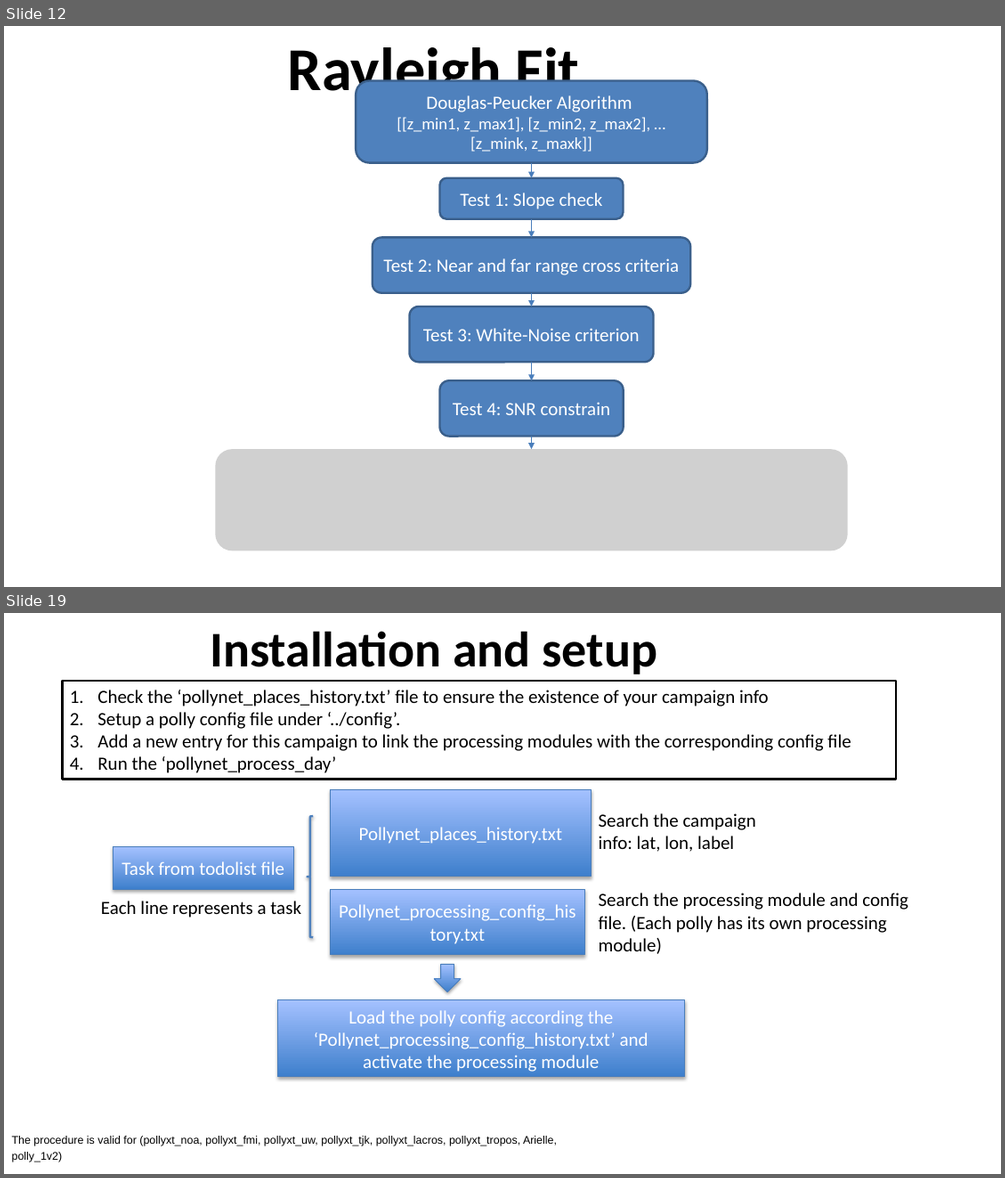
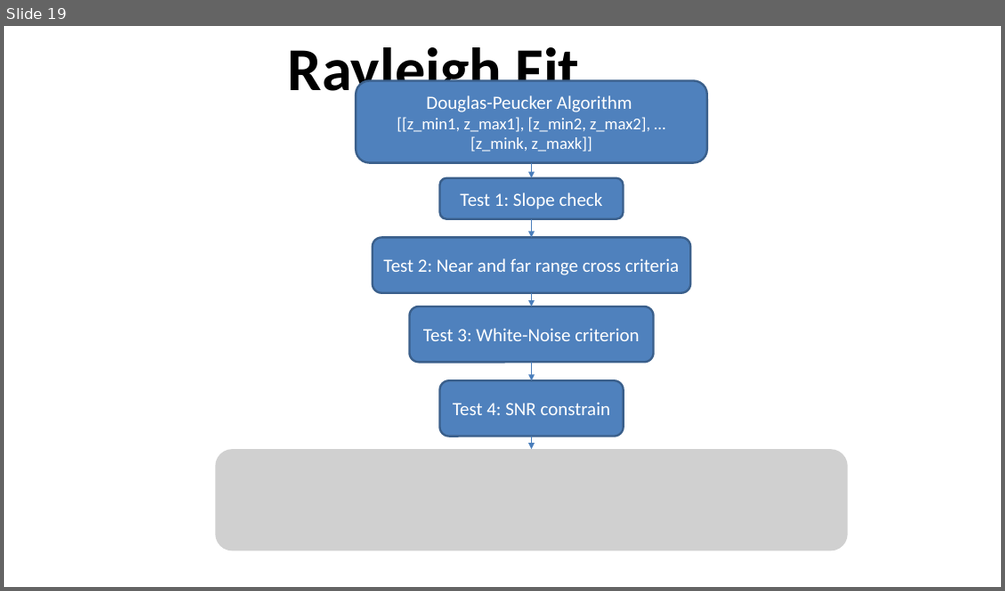
Before and after one commit to PollyNET/Pollynet_Processing_Chain, a slide deck: doc/Pollynet_Processing_Chain.pptx. Shown one above the other, each under a label of ours: slides 12 and 19 before the commit, slide 19 after it; the slides between them are not shown. The pictures are 1005x1178 and 1005x591 pixels, drawn with LibreOffice and Linux fonts; fonts in the diff are those of the drawing; grey boxes stand for pictures; background and template pictures are left out. Boxes give left, top, right and bottom in pixels: in the first picture for what was removed or moved away, otherwise in the second. Text is boxed around its words. In the diff, an @@ line names an element or a change of style, - is before the commit and + after.

```diff
--- a/doc/Pollynet_Processing_Chain.pptx
+++ b/doc/Pollynet_Processing_Chain.pptx
@@ slide 19 removed at (x1=4, y1=613, x2=1001, y2=1174), background #FFFFFF @@
@@ title removed at (x1=210, y1=631, x2=658, y2=674) @@
-Installation and setup
@@ rectangle removed at (x1=63, y1=681, x2=896, y2=779) @@
-1. Check the ‘pollynet_places_history.txt’ file to ensure the existence of your campaign info
-2. Setup a polly config file under ‘../config’.
-3. Add a new entry for this campaign to link the processing modules with the corresponding config file
-4. Run the ‘pollynet_process_day’
@@ group removed at (x1=101, y1=789, x2=908, y2=1077): 4 rectangles, 3 texts, 1 left brace, 1 down arrow @@
-Task from todolist file
-Each line represents a task
-Pollynet_places_history.txt
-Search the campaign info: lat, lon, label
-Pollynet_processing_config_history.txt
-Search the processing module and config file. (Each polly has its own processing module)
-Load the polly config according the ‘Pollynet_processing_config_history.txt’ and activate the processing module
@@ text removed at (x1=12, y1=1135, x2=557, y2=1162) @@
-The procedure is valid for (pollyxt_noa, pollyxt_fmi, pollyxt_uw, pollyxt_tjk, pollyxt_lacros, pollyxt_tropos, Arielle, polly_1v2)
@@ what was slide 12 is now slide 19 @@
```
Also in this commit, not shown: 8 slides changed, 4 slides added, 2 other slides removed, 13 other files.
